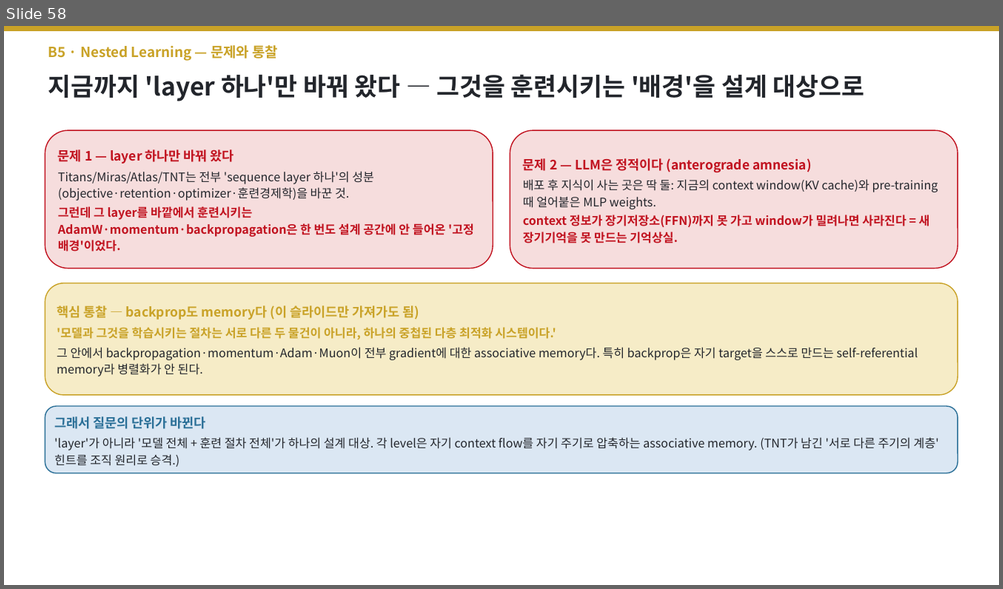
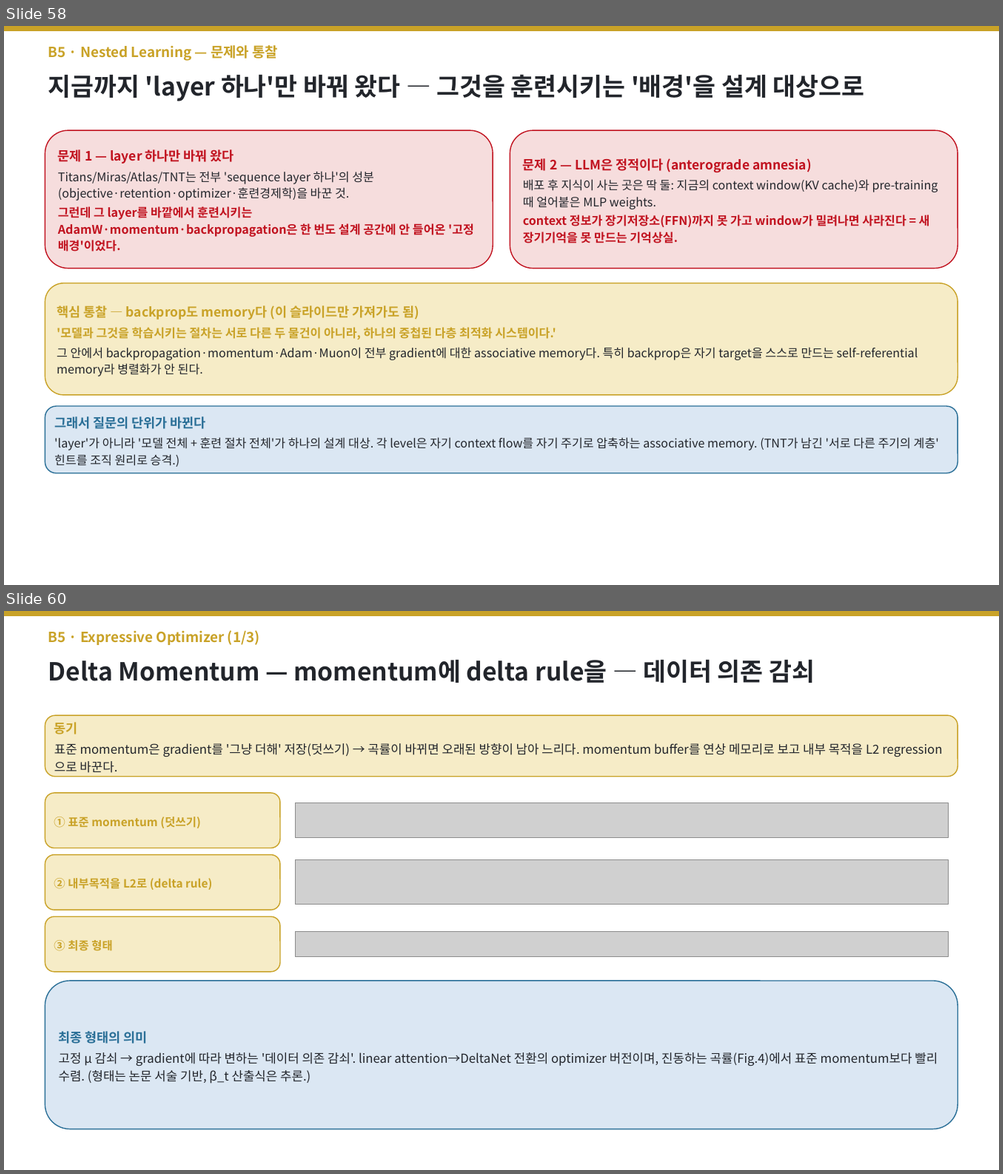
Before and after one commit to jimmylegendary/neural-memory-study, a slide deck: seminar/TTT-seminar.pptx. Shown one above the other, each under a label of ours: slide 58 before the commit, slides 58 and 60 after it; the slides between them are not shown. The pictures are 1003x589 and 1003x1174 pixels, drawn with LibreOffice and Linux fonts; fonts in the diff are those of the drawing; grey boxes stand for pictures. Boxes give left, top, right and bottom in pixels: in the first picture for what was removed or moved away, otherwise in the second. Text is boxed around its words. In the diff, an @@ line names an element or a change of style, - is before the commit and + after.

```diff
--- a/seminar/TTT-seminar.pptx
+++ b/seminar/TTT-seminar.pptx
@@ slide 60 added at (4,611,999,1170), background #FFFFFF @@
@@ rectangle added at (4,611,999,615), fill #C9A227, outline #C9A227 1 pt @@
@@ text added at (48,630,260,645), 13.5 pt, text #C9A227, bold @@
+B5 · Expressive Optimizer (1/3)
@@ text added at (48,659,814,683), 24 pt, text #22252B, bold @@
+Delta Momentum — momentum에 delta rule을 — 데이터 의존 감쇠
@@ rounded rectangle added at (45,715,958,777), fill #F6ECC7, outline #C9A227 1 pt, 12 pt, text #22252B @@
+동기
+표준 momentum은 gradient를 '그냥 더해' 저장(덧쓰기) → 곡률이 바뀌면 오래된 방향이 남아 느리다. momentum buffer를 연상 메모리로 보고 내부 목적을 L2 regression으로 바꾼다.
@@ rounded rectangle added at (45,793,280,849), fill #F6ECC7, outline #C9A227 1 pt, 11 pt, text #C9A227, bold @@
+① 표준 momentum (덧쓰기)
@@ picture added at (295,803,948,839) @@
@@ rounded rectangle added at (45,855,280,910), fill #F6ECC7, outline #C9A227 1 pt, 11 pt, text #C9A227, bold @@
+② 내부목적을 L2로 (delta rule)
@@ picture added at (295,860,948,905) @@
@@ rounded rectangle added at (45,917,280,972), fill #F6ECC7, outline #C9A227 1 pt, 11 pt, text #C9A227, bold @@
+③ 최종 형태
@@ picture added at (295,932,948,957) @@
@@ rounded rectangle added at (45,981,958,1130), fill #DBE7F3, outline #2A6F97 1 pt, 12 pt, text #22252B @@
+최종 형태의 의미
+고정 μ 감쇠 → gradient에 따라 변하는 '데이터 의존 감쇠'. linear attention→DeltaNet 전환의 optimizer 버전이며, 진동하는 곡률(Fig.4)에서 표준 momentum보다 빨리 수렴. (형태는 논문 서술 기반, β_t 산출식은 추론.)
```
Also in this commit, not shown: 3 slides changed, 5 other slides added, 2 other files.
